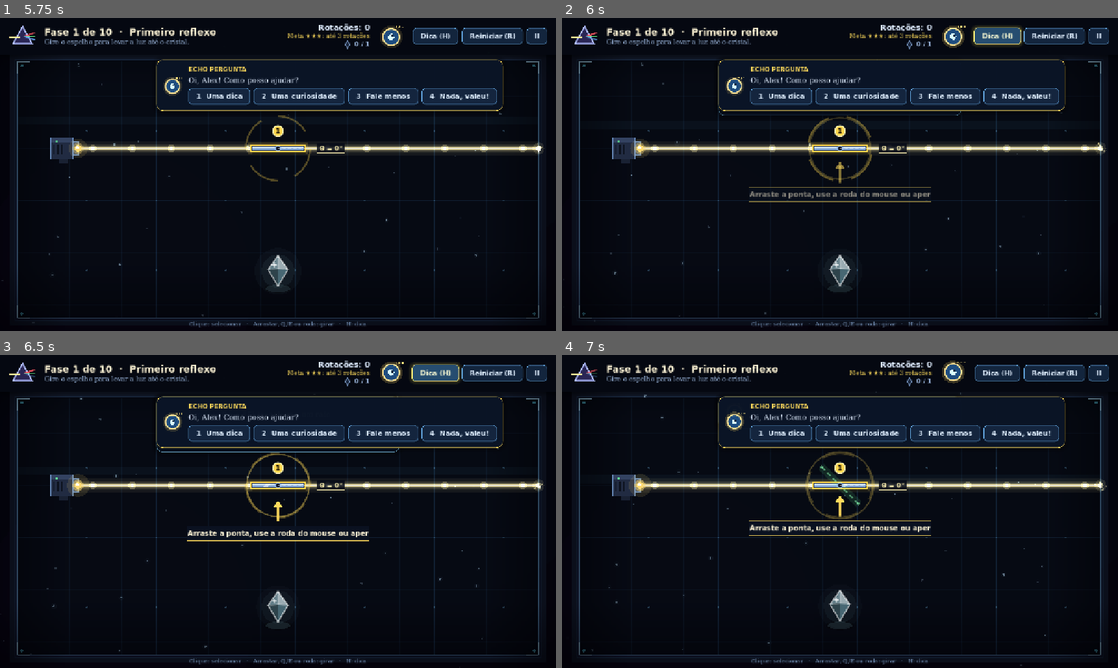
Above: before the commit, frames 1-4 (two rows, left to right).
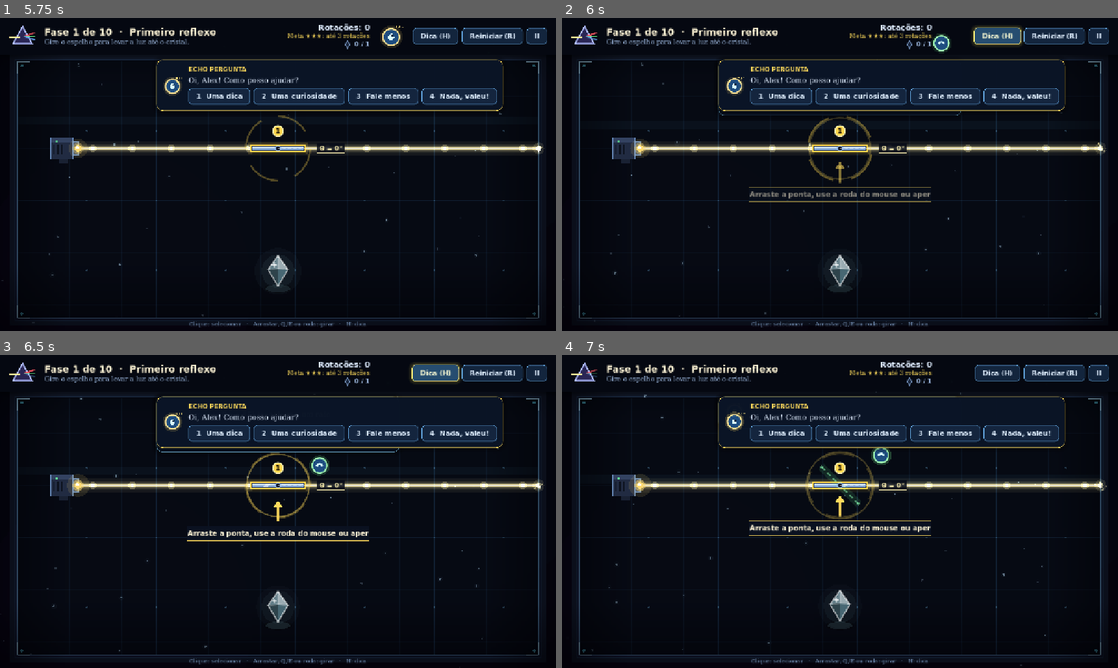
Above: after the commit, the same moments.

Repository: FelipeAnjos20/Jogo-Prisma
Game: Godot game, scene res://scenes/menu.tscn
The game is run twice, just before and just after one commit, with the same random seed, the same clock (stepped at 60 frames per second) and the same inputs.
Inputs (mouse positions are in pixels of both pictures, inside the frame that each line leads up to):
- Up to frame 1 (5.75 s): click "Jogar" at 0.5 s; click (150, 187) at 1.27 s; type "Alex" at 1.35 s; click "Começar ›" at 2 s; click "Reiniciar (R)" at 2.75 s; click "Reiniciar (R)" at 3.5 s; click "Reiniciar (R)" at 4.25 s; tap Enter at 5 s; drag from (389, 36) to (333, 105) at 5.02 s
- Up to frame 2 (6 s): click "Dica (H)" at 5.75 s
- Up to frame 3 (6.5 s): no input
- Up to frame 4 (7 s): tap H at 6.5 s; drag from (728, 527) to (812, 574) at 6.52 s

Frame 1 is identical in both runs. In frame 2, 0.4% of the frame differs, in the area x 66-73%, y 2-12%; in frame 3, 0.4%, in the area x 55-73%, y 2-39%; in frame 4, 0.4%.

Commit message:
feat: previa da luz no proximo giro e Echo que voa ate o espelho da dica
- com o mouse sobre um espelho, um tracejado mostra para onde a luz vai no proximo giro
- a previa usa o calculo puro de feixe.gd e liga/desliga junto com o guia de angulos (G)
- na dica, o Echo sai da barra superior, voa ate o espelho que precisa girar e depois volta

Diff:
--- a/scripts/game_hud.gd
+++ b/scripts/game_hud.gd
@@ -68,6 +68,9 @@
 var _buddy: EchoFace
 var _buddy_mood_until := 0.0
 var _buddy_sleepy := false
+# Na dica, um Echo "voador" sai da barra e vai ate o espelho certo.
+var _flyer: EchoFace
+var _flyer_tween: Tween
 
 # Pergunta do Echo com botoes de resposta.
 var _choice_holder: Control
@@ -105,6 +108,10 @@
 	_build_top_bar()
 	_build_bottom_help()
 	_build_toast()
+	_flyer = EchoFace.new(17.0)
+	_flyer.visible = false
+	_flyer.size = _flyer.custom_minimum_size
+	add_child(_flyer)
 	_build_choice()
 	_build_tooltip()
 	_build_banner()
@@ -247,6 +254,44 @@
 		_buddy.mood = "sleepy"
 	else:
 		set_buddy_mood("surprised", 1.2)
+
+
+# O Echo voa da barra superior ate um ponto da tela (ao lado do espelho da dica),
+# fica ali um tempo e volta. A barra fica sem o Echo enquanto ele esta fora.
+func echo_fly_to(point: Vector2, stay := 4.5) -> void:
+	if _flyer_tween != null:
+		_flyer_tween.kill()
+	var home := _buddy.get_global_rect().get_center()
+	var from := home if not _flyer.visible else _flyer.position + _flyer.size * 0.5
+	_flyer.visible = true
+	_flyer.mood = "happy"
+	_buddy.modulate.a = 0.0
+	_flyer_tween = create_tween()
+	_flyer_tween.tween_method(_place_flyer.bind(from, point), 0.0, 1.0, 0.7).set_trans(Tween.TRANS_SINE).set_ease(Tween.EASE_IN_OUT)
+	_flyer_tween.tween_callback(func() -> void:
+		_flyer.mood = "thinking"
+		Sfx.play("hint", 1.3)
+	)
+	_flyer_tween.tween_interval(stay)
+	_flyer_tween.tween_callback(func() -> void: _flyer.mood = "happy")
+	_flyer_tween.tween_method(_place_flyer.bind(point, home), 0.0, 1.0, 0.6).set_trans(Tween.TRANS_SINE).set_ease(Tween.EASE_IN_OUT)
+	_flyer_tween.tween_callback(echo_return)
+
+
+# Volta na hora (troca de fase, vitoria).
+func echo_return() -> void:
+	if _flyer_tween != null:
+		_flyer_tween.kill()
+	_flyer.visible = false
+	_buddy.modulate.a = 1.0
+
+
+# Caminho em arco entre dois pontos, com um balanco leve.
+func _place_flyer(t: float, from: Vector2, to: Vector2) -> void:
+	var middle := from.lerp(to, 0.5) + Vector2(0, -90)
+	var point := from.lerp(middle, t).lerp(middle.lerp(to, t), t)
+	point.y += sin(t * PI * 3.0) * 6.0
+	_flyer.position = point - _flyer.size * 0.5
 
 
 func _update_buddy() -> void:
--- /dev/null
+++ b/scripts/light_preview.gd
@@ -0,0 +1,122 @@
+extends Node2D
+
+# Previa da luz: com o mouse sobre um espelho, mostra fraquinho (tracejado) para onde o
+# raio iria no proximo giro (+15 graus, o mesmo do clique ou da tecla E).
+# Usa o calculo puro de scripts/feixe.gd, sem mexer no feixe de verdade.
+
+const UI := preload("res://scripts/ui_kit.gd")
+const Feixe := preload("res://scripts/feixe.gd")
+const Geometria = preload("res://scripts/geometria.gd")
+
+const STEP_DEGREES := 15.0
+const DASH := 10.0
+const FADE_SPEED := 4.0
+# Distancia minima para um trecho contar como "diferente" do raio atual.
+const SAME_TOLERANCE := 1.5
+
+var _segments: Array = []
+var _target: Node2D = null
+var _alpha := 0.0
+var _time := 0.0
+
+
+func _ready() -> void:
+	var additive := CanvasItemMaterial.new()
+	additive.blend_mode = CanvasItemMaterial.BLEND_MODE_ADD
+	material = additive
+
+
+# Recalcula a previa para o espelho alvo (null esconde). current_segments e o raio atual.
+func update_preview(target: Node2D, mirrors: Array, filters: Array, obstacles: Array, crystals: Array, prisms: Array, emitter: Node2D, room: Rect2, current_segments: Array) -> void:
+	if target == null or not target.can_rotate or not target.is_settled():
+		_target = null
+		return
+	_target = target
+	var next_degrees := Geometria.proximo_angulo(target.target_degrees, 1, STEP_DEGREES)
+	var result := Feixe.tracar(emitter.global_position, Vector2.RIGHT.rotated(emitter.global_rotation),
+		_surfaces(target, next_degrees, mirrors, filters, obstacles), _crystal_data(crystals), _prism_data(prisms), room)
+	_segments.clear()
+	for segment in result["segments"]:
+		if not _exists_in(segment, current_segments):
+			_segments.append(segment)
+
+
+func _process(delta: float) -> void:
+	_time += delta
+	_alpha = move_toward(_alpha, 1.0 if _target != null else 0.0, delta * FADE_SPEED)
+	queue_redraw()
+
+
+func _surfaces(target: Node2D, next_degrees: float, mirrors: Array, filters: Array, obstacles: Array) -> Array:
+	var surfaces: Array = []
+	var owner_id := 0
+	for mirror in mirrors:
+		var a: Vector2
+		var b: Vector2
+		if mirror == target:
+			var seg := Feixe.segmento(mirror.global_position, next_degrees, mirror.half_length())
+			a = seg[0]
+			b = seg[1]
+		else:
+			var segment: PackedVector2Array = mirror.get_light_segment()
+			a = segment[0]
+			b = segment[1]
+		surfaces.append({"a": a, "b": b, "tipo": mirror.kind, "dono": owner_id})
+		owner_id += 1
+	for color_filter in filters:
+		var segment: PackedVector2Array = color_filter.get_light_segment()
+		surfaces.append({"a": segment[0], "b": segment[1], "tipo": "filter", "cor": color_filter.color_name, "dono": owner_id})
+		owner_id += 1
+	for obstacle in obstacles:
+		for edge in obstacle.get_light_edges():
+			surfaces.append({"a": edge[0], "b": edge[1], "tipo": "obstacle", "dono": owner_id})
+		owner_id += 1
+	return surfaces
+
+
+func _crystal_data(crystals: Array) -> Array:
+	var data: Array = []
+	for crystal in crystals:
+		data.append({"centro": crystal.global_position, "raio": crystal.get_light_radius(), "cor": crystal.required_color})
+	return data
+
+
+func _prism_data(prisms: Array) -> Array:
+	var data: Array = []
+	for prism in prisms:
+		data.append({"centro": prism.global_position, "raio": prism.get_light_radius()})
+	return data
+
+
+# O trecho ja existe no raio atual? (So o caminho novo e desenhado.)
+func _exists_in(segment: Dictionary, current_segments: Array) -> bool:
+	for other in current_segments:
+		if segment["color"] == other["color"] \
+			and (segment["a"] as Vector2).distance_to(other["a"]) < SAME_TOLERANCE \
+			and (segment["b"] as Vector2).distance_to(other["b"]) < SAME_TOLERANCE:
+			return true
+	return false
+
+
+func _draw() -> void:
+	if _alpha <= 0.01:
+		return
+	# Tracejado que "anda" no sentido da luz.
+	var offset := fmod(_time * 40.0, DASH * 2.0)
+	for segment in _segments:
+		var start := to_local(segment["a"])
+		var end := to_local(segment["b"])
+		var length := start.distance_to(end)
+		if length < 1.0:
+			continue
+		var color := UI.light_color(segment["color"])
+		var direction := (end - start) / length
+		draw_line(start, end, Color(color.r, color.g, color.b, 0.05 * _alpha), 10.0, true)
+		var along := -offset
+		while along < length:
+			var from := maxf(along, 0.0)
+			var to := minf(along + DASH, length)
+			if to > from:
+				draw_line(start + direction * from, start + direction * to, Color(color.r, color.g, color.b, 0.45 * _alpha), 2.0, true)
+			along += DASH * 2.0
+		draw_circle(end, 3.0, Color(color.r, color.g, color.b, 0.5 * _alpha))
--- a/scripts/main.gd
+++ b/scripts/main.gd
@@ -10,6 +10,7 @@
 const PrismScript := preload("res://scripts/prism.gd")
 const TutorialScript := preload("res://scripts/tutorial_pointer.gd")
 const AngleGuideScript := preload("res://scripts/angle_guide.gd")
+const LightPreviewScript := preload("res://scripts/light_preview.gd")
 const EchoBrain := preload("res://scripts/echo_brain.gd")
 const Geometria = preload("res://scripts/geometria.gd")
 const UI := preload("res://scripts/ui_kit.gd")
@@ -119,6 +120,7 @@
 
 # Guia de angulos e caixa de informacao
 var _angle_guide: Node2D = null
+var _preview: Node2D = null
 var _hover_key := ""
 var _hover_time := 0.0
 var _victory_reflections: Array = []
@@ -151,6 +153,10 @@
 	Sfx.play_music("res://assets/audio/gameplay_music.mp3", -16.0)
 	_angle_guide = AngleGuideScript.new()
 	$Puzzle.add_child(_angle_guide)
+	# A previa fica logo acima do feixe e abaixo das pecas.
+	_preview = LightPreviewScript.new()
+	$Puzzle.add_child(_preview)
+	$Puzzle.move_child(_preview, beam.get_index() + 1)
 	_load_level(clampi(GameState.current_level, 0, GameState.level_count() - 1))
 
 
@@ -211,6 +217,7 @@
 	hud.show_pause(false)
 	hud.hide_victory()
 	hud.hide_toast()
+	hud.echo_return()
 
 	for root in [obstacles_root, filters_root, prisms_root, mirrors_root, crystals_root]:
 		for child in root.get_children():
@@ -387,10 +394,22 @@
 
 	var guide_target: Node2D = selected if selected != null else hovered
 	_angle_guide.update_guide(null if completed else guide_target, beam.reflections, GameState.show_angles)
+	_preview.update_preview(_preview_target(), mirrors, filters, obstacles, crystals, prisms, emitter, ROOM_RECT, beam.segments)
 	_update_tooltip(delta)
 
 	_shake = move_toward(_shake, 0.0, delta * 2.2)
 	camera.offset = Vector2(randf_range(-1.0, 1.0), randf_range(-1.0, 1.0)) * 10.0 * _shake * _shake
+
+
+# Espelho da previa da luz: o que esta sob o mouse (ou o selecionado, com teclado/controle).
+func _preview_target() -> Node2D:
+	if completed or _intro_left > 0.0 or _drag_mirror != null or not GameState.show_angles or get_tree().paused:
+		return null
+	if hovered != null and hovered.can_rotate:
+		return hovered
+	if GameState.last_input_pad:
+		return selected
+	return null
 
 
 func _all_settled() -> bool:
@@ -707,6 +726,8 @@
 	if _hint_stage == 0:
 		_hint_stage = 1
 		_say("%s\n(Aperte H de novo e eu mostro o ângulo de um espelho.)" % level["hint"], 9.0, "thinking", PRIORITY_HINT, "DICA DO ECHO")
+		# O Echo voa ate um espelho que ainda precisa girar, sem mostrar o angulo.
+		_echo_point_at(_next_wrong_mirror(), 7.0)
 		return
 
 	var mirror := _next_wrong_mirror()
@@ -716,7 +737,18 @@
 	var index := mirrors.find(mirror)
 	mirror.show_ghost(float(level["solution"][index]))
 	_select(mirror)
+	_echo_point_at(mirror, 5.0)
 	_say("Gire o espelho %d até o contorno verde pontilhado." % mirror.number, 6.0, "thinking", PRIORITY_HINT, "DICA DO ECHO")
+
+
+# O Echo voa e fica ao lado do espelho (do lado com mais espaco na sala).
+func _echo_point_at(mirror: Node2D, stay: float) -> void:
+	if mirror == null:
+		return
+	_select(mirror, false)
+	var screen := mirror.get_global_transform_with_canvas().origin
+	var side := -1.0 if screen.x > ROOM_RECT.get_center().x else 1.0
+	hud.echo_fly_to(screen + Vector2(side * 95.0, -45.0), stay)
 
 
 func _next_wrong_mirror() -> Node2D:
@@ -751,6 +783,7 @@
 	_victory_reflections = explanation_reflections
 	hud.hide_tooltip()
 	hud.hide_choice()
+	hud.echo_return()
 	var calm := GameState.reduce_effects
 	if not calm:
 		_shake = 1.0
@@ -1076,7 +1109,7 @@
 					"body": "Vidro semi-espelhado: parte da luz atravessa reta e parte é refletida, criando dois raios. Inclinação: %d°." % angle}
 			if mirror.can_rotate:
 				return {"key": "m%d" % i, "title": "Espelho %d" % mirror.number,
-					"body": "Reflete a luz: o ângulo de incidência é igual ao de reflexão. Inclinação: %d°. Clique para selecionar; arraste a ponta, use Q/E ou a roda para girar 15°." % angle}
+					"body": "Reflete a luz: o ângulo de incidência é igual ao de reflexão. Inclinação: %d°. O tracejado mostra para onde a luz vai no próximo giro (clique ou E)." % angle}
 			return {"key": "m%d" % i, "title": "Espelho travado",
 				"body": "Reflete a luz, mas não gira. Inclinação: %d°. Use os outros espelhos para levar a luz até ele." % angle}
 
